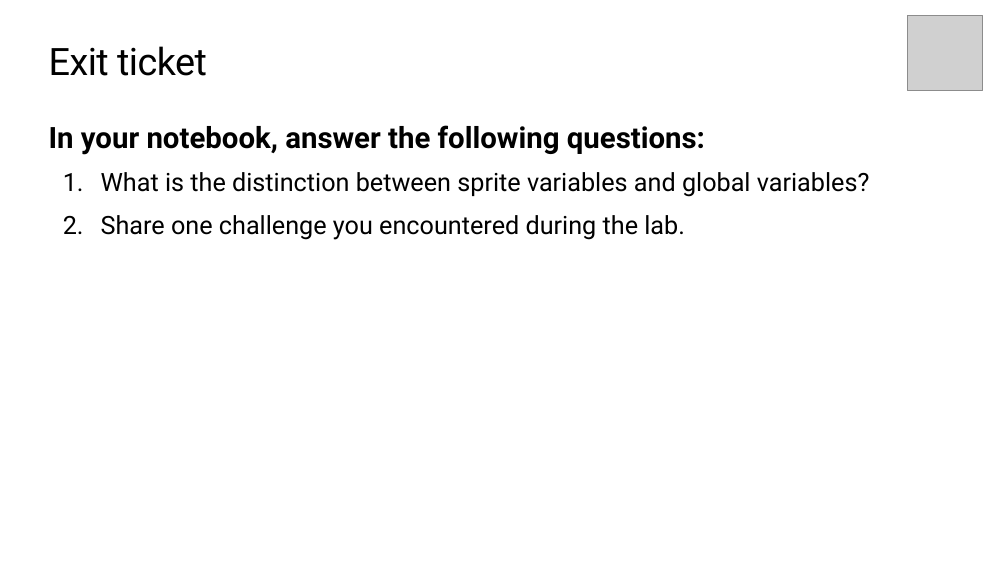
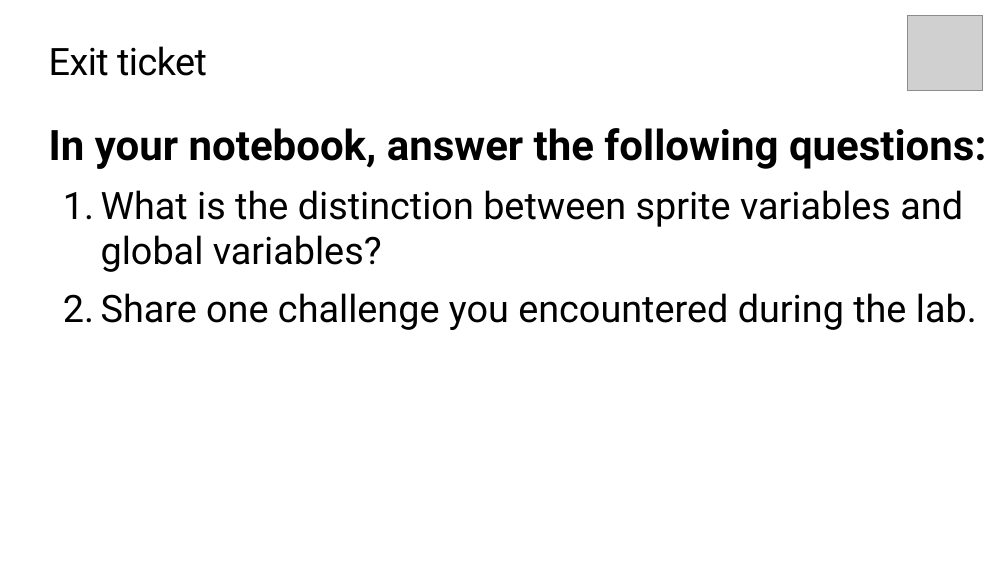
Before and after one commit to TEALSK12/introduction-to-computer-science, a slide deck: slide 9 of docs/slidedecks/TEALS SNAP 5.3.pptx. Drawn at 1008x567 pixels with LibreOffice and Linux fonts; fonts in the diff are those of the drawing; grey boxes stand for pictures; background and template pictures are left out. Boxes give left, top, right and bottom in pixels: in the first picture for what was removed or moved away, otherwise in the second. Text is boxed around its words. In the diff, an @@ line names an element or a change of style, - is before the commit and + after.

```diff
--- a/docs/slidedecks/TEALS SNAP 5.3.pptx
+++ b/docs/slidedecks/TEALS SNAP 5.3.pptx
@@ text "In your notebook, answer the ..." at <box>49,128,986,330</box>: size 28 to 40 pt in "In your notebook, answer the following questions:"; size 24 to 36 pt in "What is the distinction between sprite variables ...", "Share one challenge you encountered during the ..." @@
```
Also in this commit, not shown: 4 other slides changed, 5 other files.
